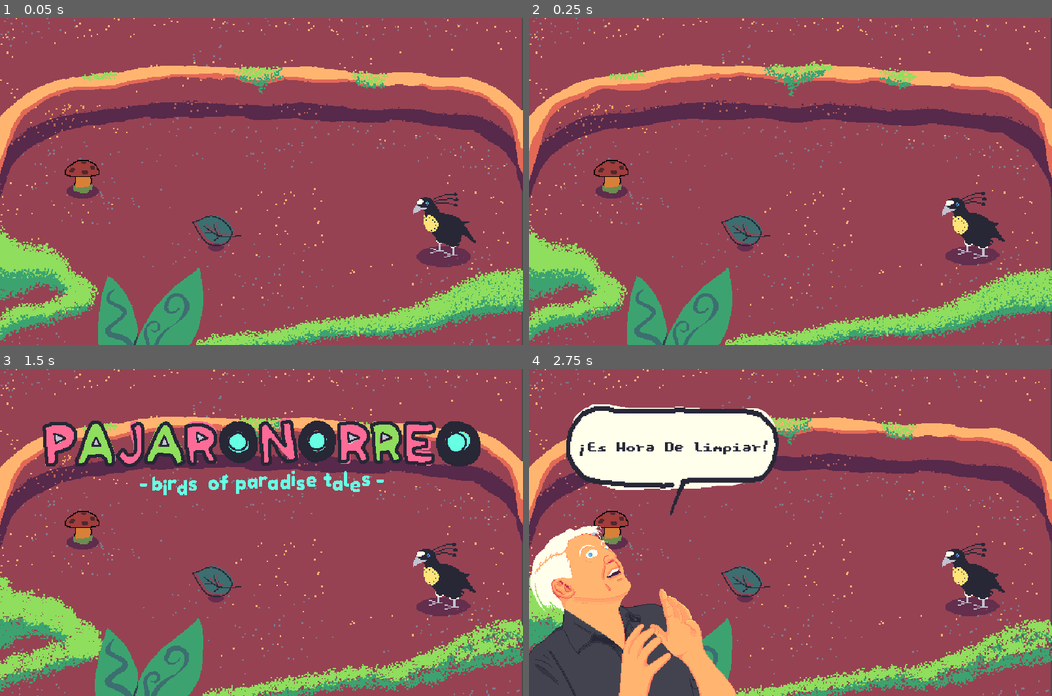
Above: before the commit, frames 1-4 (two rows, left to right).
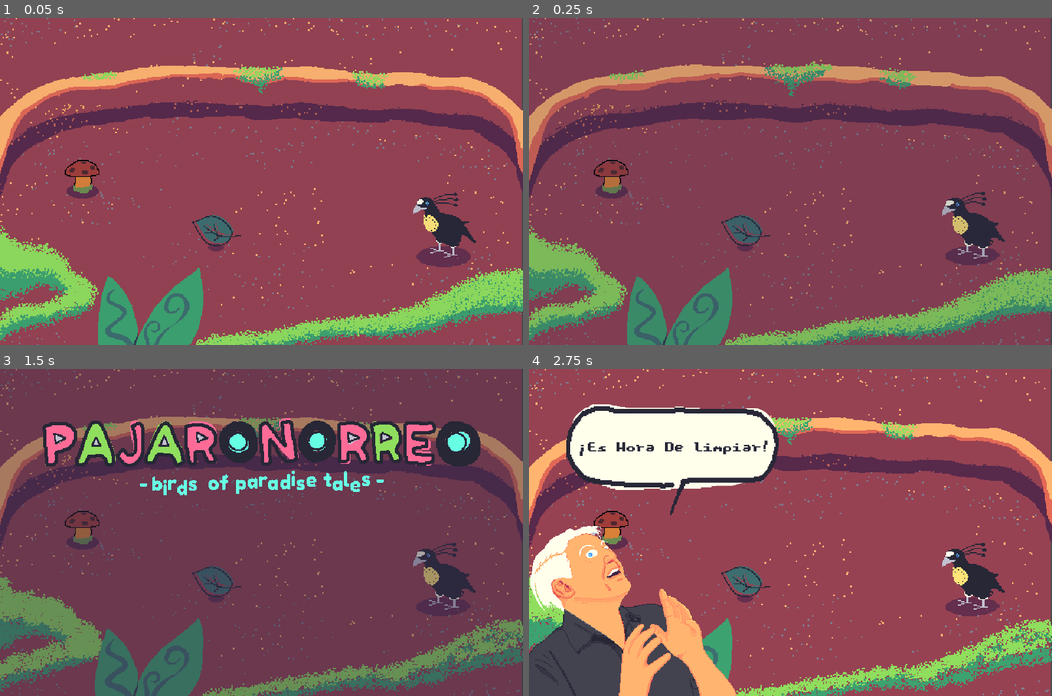
Above: after the commit, the same moments.

Repository: mapedorr/CapstoneGame
Game: Godot game, scene res://Limpiar/CleaningGame.tscn
The game is run twice, just before and just after one commit, with the same random seed, the same clock (stepped at 60 frames per second) and the same inputs. Sound files missing from this copy of the repository are replaced by a short silence.
Inputs (mouse positions are in pixels of both pictures, inside the frame that each line leads up to):
- Up to frame 1 (0.05 s): no input
- Up to frame 2 (0.25 s): no input
- Up to frame 3 (1.5 s): drag from (214, 581) to (83, 525) at 0.52 s; click "Start" at 1.25 s
- Up to frame 4 (2.75 s): drag from (612, 525) to (743, 581) at 2.02 s

The runs differ from the first frame. In frame 2, 16% of the frame differs, in the area x 0-100%, y 0-100%; in frame 3, 85%; in frame 4, nothing differs.

Commit message:
Added overlay to main menu

Diff:
--- a/ui/UI.tscn
+++ b/ui/UI.tscn
@@ -277,11 +277,11 @@
 } ]
 }
 
-[sub_resource type="AtlasTexture" id=15]
+[sub_resource type="AtlasTexture" id=14]
 atlas = ExtResource( 11 )
 region = Rect2( 0, 0, 184, 160 )
 
-[sub_resource type="Animation" id=16]
+[sub_resource type="Animation" id=15]
 length = 0.7
 tracks/0/type = "value"
 tracks/0/path = NodePath("GameName:rect_position")
@@ -307,8 +307,20 @@
 "update": 0,
 "values": [ Vector2( 506, 945 ), Vector2( 506, 945 ), Vector2( 506, 495 ) ]
 }
-
-[sub_resource type="Animation" id=17]
+tracks/2/type = "value"
+tracks/2/path = NodePath("ColorRect:self_modulate")
+tracks/2/interp = 2
+tracks/2/loop_wrap = true
+tracks/2/imported = false
+tracks/2/enabled = true
+tracks/2/keys = {
+"times": PoolRealArray( 0, 0.6 ),
+"transitions": PoolRealArray( 1, 1 ),
+"update": 0,
+"values": [ Color( 1, 1, 1, 0 ), Color( 1, 1, 1, 0.501961 ) ]
+}
+
+[sub_resource type="Animation" id=16]
 length = 0.5
 tracks/0/type = "value"
 tracks/0/path = NodePath("StartButtons:rect_position")
@@ -537,8 +549,17 @@
 }
 
 [node name="AnimationPlayer" type="AnimationPlayer" parent="StartScreen"]
-anims/Show = SubResource( 16 )
-anims/ShowCredits = SubResource( 17 )
+anims/Show = SubResource( 15 )
+anims/ShowCredits = SubResource( 16 )
+
+[node name="ColorRect" type="ColorRect" parent="StartScreen"]
+self_modulate = Color( 1, 1, 1, 0 )
+anchor_right = 1.0
+anchor_bottom = 1.0
+color = Color( 0.196078, 0.160784, 0.278431, 1 )
+__meta__ = {
+"_edit_use_anchors_": false
+}
 
 [node name="GameName" type="TextureRect" parent="StartScreen"]
 anchor_left = 0.5
@@ -550,6 +571,9 @@
 margin_right = 536.0
 margin_bottom = -481.996
 texture = ExtResource( 21 )
+__meta__ = {
+"_edit_use_anchors_": false
+}
 
 [node name="StartButtons" type="VBoxContainer" parent="StartScreen"]
 anchor_left = 0.5
Not shown: 14 places in ui/UI.tscn that only renumber resources
